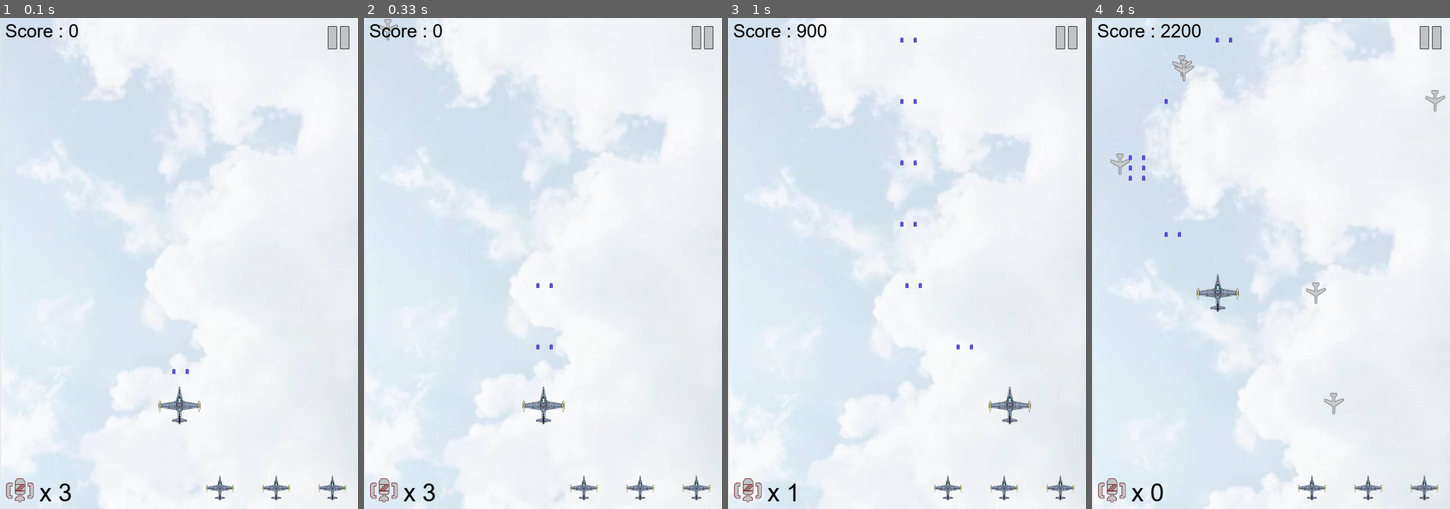
Above: before the commit, frames 1-4 (left to right).
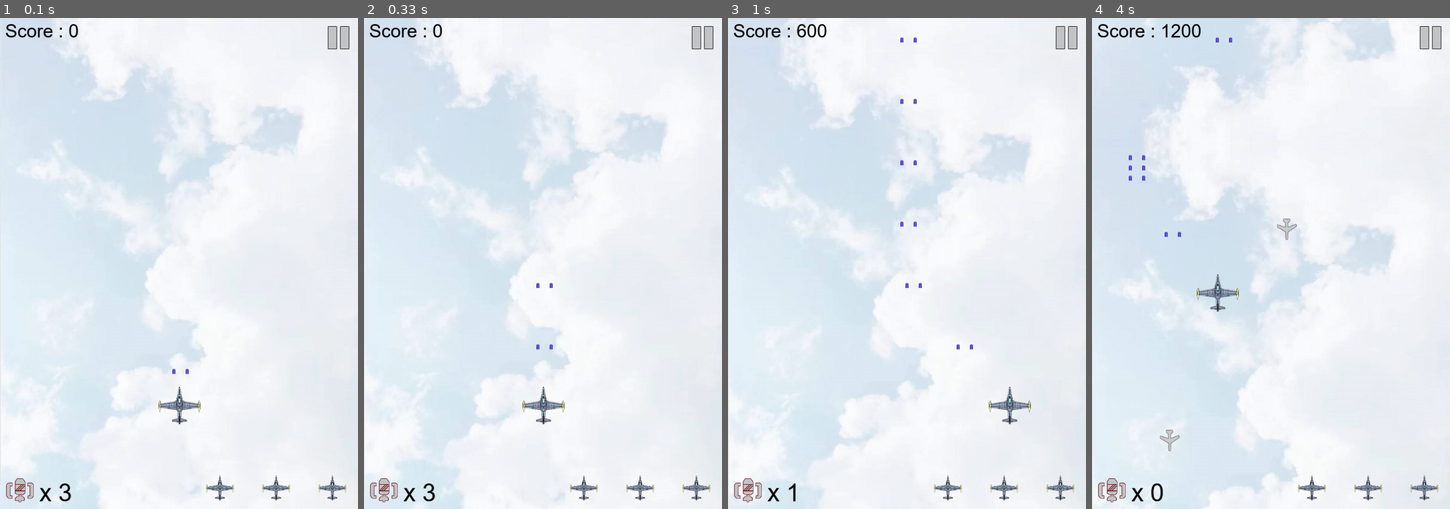
Above: after the commit, the same moments.

Repository: charlie-ccw/Pygame-project
Game: pygame game, started from main.py
Same seed, same stepped clock (60 frames per second), same inputs: the game is played once before the commit and once after it.
Inputs:
- Up to frame 1 (0.1 s): no input
- Up to frame 2 (0.33 s): no input
- Up to frame 3 (1 s): tap Space at 0.33, 0.73 s; hold D from 0.67 s (still down)
- Up to frame 4 (4 s): tap Space at 1.03, 1.23, 1.57, 1.87, 2.07, 2.37, 2.63, 2.97, 3.27, 3.4, 3.8 s; release D at 1.13 s; hold W 1.17-1.47 s; hold D 1.5-1.97 s; hold A 2-2.53 s; hold S 2.57-2.87 s; hold A 2.9-3.3 s; hold W 3.33-3.7 s; hold D from 3.73 s (still down)

Frame 1 is identical in both runs. In frame 2, less than 0.1% of the frame differs, in the area x 4-10%, y 0-5%; in frame 3, less than 0.1%; in frame 4, 0.8%, in the area x 5-99%, y 1-89%.

Commit message:
Update main.py
decrease the difficulity

Diff:
--- a/main.py
+++ b/main.py
@@ -91,25 +91,25 @@
     enemies = pygame.sprite.Group()
 
     enemy1 = pygame.sprite.Group()
-    add_enemy1(enemy1, enemies, 10)
+    add_enemy1(enemy1, enemies, 5)
 
     enemy2 = pygame.sprite.Group()
-    add_enemy2(enemy2, enemies, 6)
+    add_enemy2(enemy2, enemies, 3)
 
     enemy3 = pygame.sprite.Group()
-    add_enemy3(enemy3, enemies, 4)
+    add_enemy3(enemy3, enemies, 2)
 
     enemy4 = pygame.sprite.Group()
-    add_enemy4(enemy4, enemies, 4)
+    add_enemy4(enemy4, enemies, 2)
 
     enemy5 = pygame.sprite.Group()
-    add_enemy5(enemy5, enemies, 2)
+    add_enemy5(enemy5, enemies, 1)
 
     enemy6 = pygame.sprite.Group()
-    add_enemy6(enemy6, enemies, 2)
+    add_enemy6(enemy6, enemies, 1)
 
     enemy7 = pygame.sprite.Group()
-    add_enemy7(enemy7, enemies, 2)
+    add_enemy7(enemy7, enemies, 1)
 
     # here we creat the bullets
     bullet1 = []
@@ -290,6 +290,21 @@
             level = 2
 
             # add more enemy planes to increase the difficulty level
+            add_enemy1(enemy1, enemies, 1)
+            add_enemy2(enemy2, enemies, 1)
+            add_enemy3(enemy3, enemies, 1)
+            add_enemy4(enemy4, enemies, 1)
+
+
+            # increase the speed of the small enemy plane
+            inc_speed(enemy1, 1)
+
+
+
+        elif level == 2 and score > 3000:
+            level = 3
+
+            # add more enemy planes to increase the difficulty level
             add_enemy1(enemy1, enemies, 2)
             add_enemy2(enemy2, enemies, 1)
             add_enemy3(enemy3, enemies, 1)
@@ -298,21 +313,6 @@
 
             # increase the speed of the small enemy plane
             inc_speed(enemy1, 1)
-
-
-
-        elif level == 2 and score > 3000:
-            level = 3
-
-            # add more enemy planes to increase the difficulty level
-            add_enemy1(enemy1, enemies, 2)
-            add_enemy2(enemy2, enemies, 2)
-            add_enemy3(enemy3, enemies, 1)
-            add_enemy4(enemy4, enemies, 1)
-
-
-            # increase the speed of the small enemy plane
-            inc_speed(enemy1, 1)
             inc_speed(enemy5, 1)
             inc_speed(enemy6, 1)
 
@@ -321,7 +321,7 @@
             level = 4
 
             # add more enemy planes to increase the difficulty level
-            add_enemy1(enemy1, enemies, 2)
+            add_enemy1(enemy1, enemies, 1)
             add_enemy2(enemy2, enemies, 2)
             add_enemy3(enemy3, enemies, 2)
             add_enemy5(enemy5, enemies, 1)
@@ -345,12 +345,10 @@
 
 
             # increase the speed of the small enemy plane
-            inc_speed(enemy7, 1)
+
             inc_speed(enemy2, 1)
             inc_speed(enemy3, 1)
             inc_speed(enemy4, 1)
-            inc_speed(enemy5, 1)
-            inc_speed(enemy6, 1)
 
 
         elif level == 5 and score > 25000:
